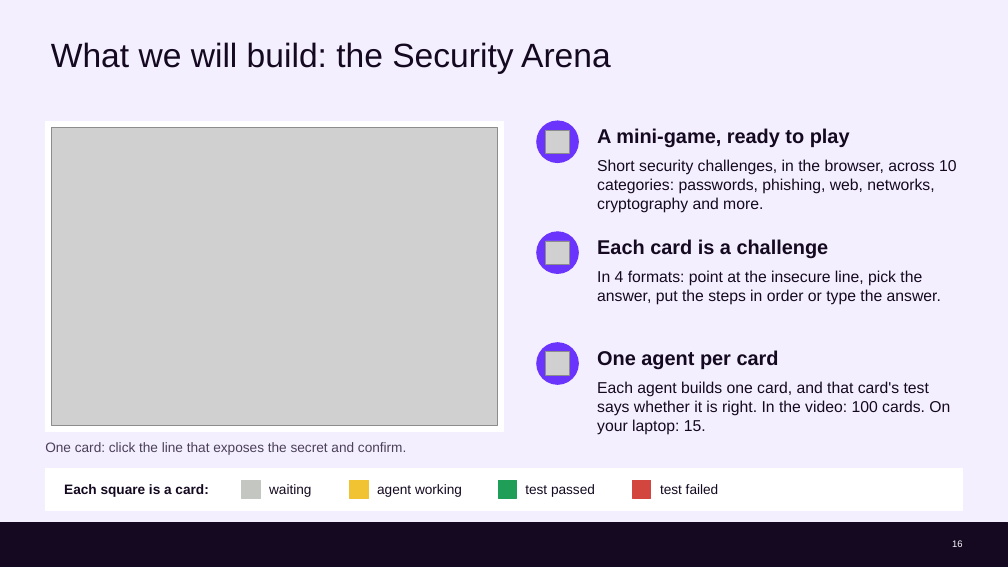
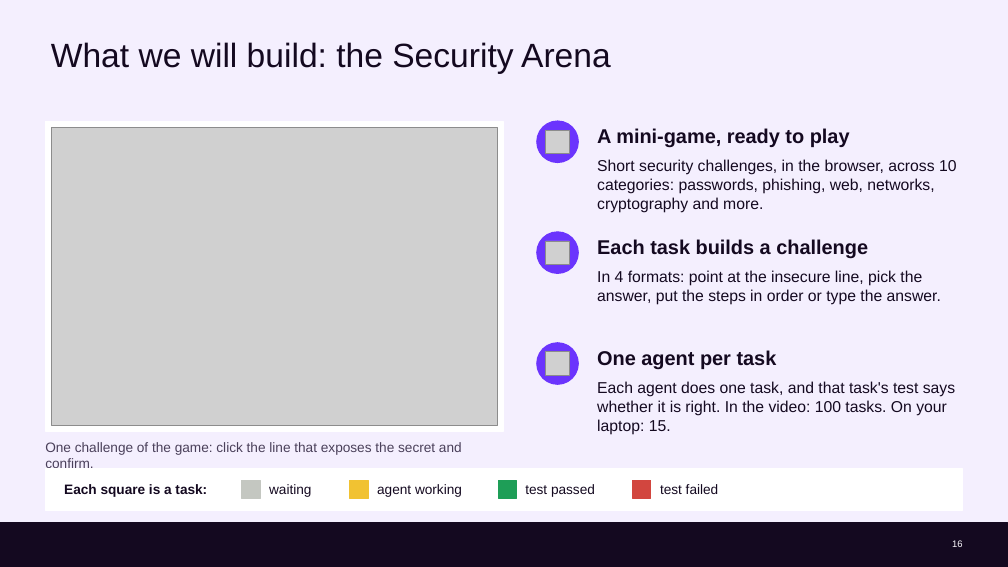
Before and after one commit to cx-guilherme-pinto/workshop-claude, a slide deck: slide 16 of slides/workshop.en.pptx. Drawn at 1008x567 pixels with LibreOffice and Linux fonts; fonts in the diff are those of the drawing; grey boxes stand for pictures; background and template pictures are left out. Boxes give left, top, right and bottom in pixels: in the first picture for what was removed or moved away, otherwise in the second. Text is boxed around its words. In the diff, an @@ line names an element or a change of style, - is before the commit and + after.

```diff
--- a/slides/workshop.en.pptx
+++ b/slides/workshop.en.pptx
@@ text at bbox=[597, 239, 868, 259]: text changed @@
-Each card is a challenge
+Each task builds a challenge
@@ text at bbox=[597, 350, 777, 370]: text changed @@
-One agent per card
+One agent per task
@@ text at bbox=[597, 381, 955, 435]: text changed @@
-Each agent builds one card, and that card's test says whether it is right. In the video: 100 cards. On your laptop: 15.
+Each agent does one task, and that task's test says whether it is right. In the video: 100 tasks. On your laptop: 15.
@@ text at bbox=[45, 442, 462, 468]: text changed @@
-One card: click the line that exposes the secret and confirm.
+One challenge of the game: click the line that exposes the secret and confirm.
@@ text at bbox=[64, 484, 207, 497]: text changed @@
-Each square is a card:
+Each square is a task:
```
Also in this commit, not shown: 11 other slides changed, 9 other files.
